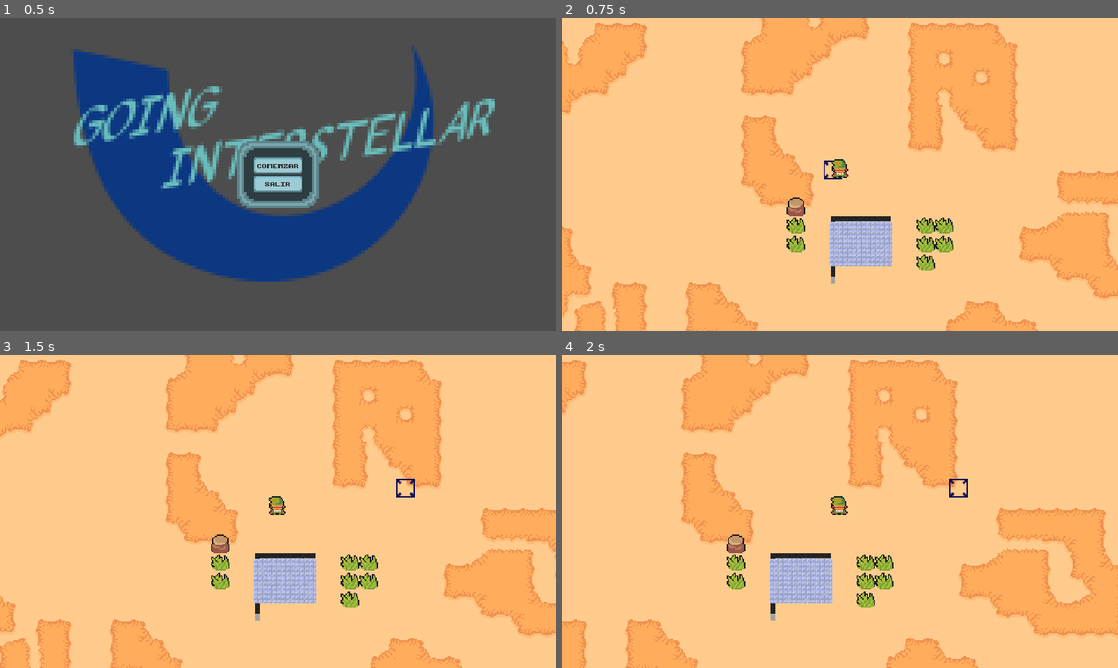
Above: before the commit, frames 1-4 (two rows, left to right).
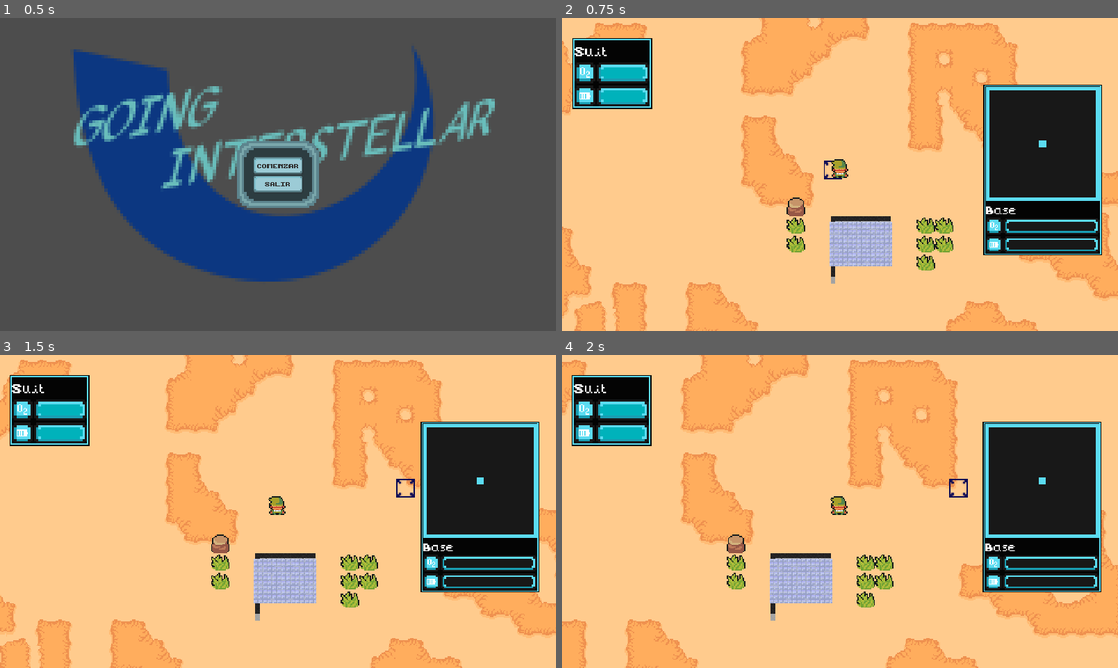
Above: after the commit, the same moments.

Repository: ptourne/uncert-titan
Game: Godot game, scene res://UI/StartMenu/start_menu.tscn
Same seed, same stepped clock (60 frames per second), same inputs: the game is played once before the commit and once after it.
Inputs (mouse positions are in pixels of both pictures, inside the frame that each line leads up to):
- Up to frame 1 (0.5 s): no input
- Up to frame 2 (0.75 s): click "COMENZAR" at 0.5 s
- Up to frame 3 (1.5 s): tap Enter at 1.25 s; move the mouse to (400, 495) at 1.27 s; hold D (ui_right) from 1.28 s (still down)
- Up to frame 4 (2 s): keep holding D (ui_right)

Frame 1 is identical in both runs. In frame 2, 15% of the frame differs, in the area x 1-98%, y 6-76%; in frame 3, 15%; in frame 4, 15%.

Commit message:
Todo

Diff:
--- a/Game/game.tscn
+++ b/Game/game.tscn
@@ -15,6 +15,7 @@
 [ext_resource type="PackedScene" uid="uid://3esbeagvyup2" path="res://Game/package_manager.tscn" id="12_883x1"]
 [ext_resource type="PackedScene" uid="uid://bmtf3drba0g5v" path="res://Game/generator_colocator.tscn" id="12_xdehd"]
 [ext_resource type="Script" path="res://Game/deploy_manager.gd" id="13_1mapw"]
+[ext_resource type="PackedScene" uid="uid://cmrrhy57enq3j" path="res://UI/InGame/in_game.tscn" id="13_h7t0j"]
 
 [sub_resource type="GDScript" id="GDScript_af865"]
 script/source = "extends Node2D
@@ -5545,8 +5546,18 @@
 game_manager = NodePath("../../../../..")
 
 [node name="DieMenu" parent="World/TileMap/Player/Control" node_paths=PackedStringArray("game_manager") instance=ExtResource("10_17u5c")]
+visible = false
 layout_mode = 1
 game_manager = NodePath("../../../../..")
+
+[node name="InGame" parent="World/TileMap/Player/Control" node_paths=PackedStringArray("base", "player") instance=ExtResource("13_h7t0j")]
+layout_mode = 1
+offset_left = -960.0
+offset_top = -540.0
+offset_right = -960.0
+offset_bottom = -540.0
+base = NodePath("../../../../Base")
+player = NodePath("../..")
 
 [node name="Base" parent="World" instance=ExtResource("11_t1eoa")]
 
--- a/Game/package_manager.gd
+++ b/Game/package_manager.gd
@@ -23,7 +23,6 @@
 	timer.start(self.time)
 
 func create_package():
-	print("Generando")
 	var package = scene.instantiate()
 	add_child(package)
 
--- a/Objects/base.gd
+++ b/Objects/base.gd
@@ -1,6 +1,9 @@
 extends Node
 
 class_name Base
+
+signal energy_change(new_level)
+signal oxigen_change(new_level)
 
 const MAX_ENERGY = 100
 const MAX_ENERGY_TRANSFER_SPEED = 7
@@ -8,11 +11,12 @@
 
 const MAX_OXIGEN = 100
 const MAX_OXIGEN_TRANSFER_SPEED = 7
-var oxigen = 100
+var oxigen = 0
 
-# Called when the node enters the scene tree for the first time.
 func _ready():
-	pass # Replace with function body.
+	set_energy(0)
+	set_oxigen(0)
+
 
 func _process(delta):
 	pass
@@ -20,14 +24,23 @@
 func ask_energy(cuantity):
 	var energy_to_give = min(cuantity, MAX_ENERGY_TRANSFER_SPEED)
 	energy_to_give = min(energy_to_give, energy)
-	energy -= energy_to_give
+	set_energy(energy - energy_to_give)
 	return energy_to_give
 
 func ask_oxigen(cuantity):
 	var oxigen_to_give = min(cuantity, MAX_OXIGEN_TRANSFER_SPEED)
 	oxigen_to_give = min(oxigen_to_give, oxigen)
-	oxigen -= oxigen_to_give
+	set_oxigen(oxigen - oxigen_to_give)
 	return oxigen_to_give
 
 func recieve_energy(amount):
-	energy += min(MAX_ENERGY - energy, amount)
+	set_energy(energy + min(MAX_ENERGY - energy, amount))
+
+func set_energy(amount):
+	energy = amount
+	energy_change.emit(amount)
+
+func set_oxigen(amount):
+	print("Set oxigen:", amount)
+	oxigen = amount
+	oxigen_change.emit(amount)
--- a/Objects/map.gd
+++ b/Objects/map.gd
@@ -23,7 +23,6 @@
 		set_layer_modulate(layer_ids.roof, Color(1,1,1,1))
 
 func hanldle_new_position(coor: Vector2i, fallable: Fallable):
-	print("Se intentó colocar en " + str(coor))
 	# TODO: aca podemos poner la sombra
 	self.place_tile(fallable.layer, fallable.tile_set, coor, fallable.coor)
 
--- a/Player/Player.gd
+++ b/Player/Player.gd
@@ -3,6 +3,8 @@
 extends CharacterBody2D
 
 signal die(message)
+signal energy_change(new_level)
+signal oxigen_change(new_level)
 
 @onready var tile_map = $".."
 @export var game_manager : GameManager
@@ -21,9 +23,13 @@
 const MAX_ENERGY_TRANSFER_SPEED = 5
 var running = false
 var oxigen : int = MAX_OXIGEN_LEVEL
-var energy : int = 0
+var energy : int = MAX_ENERGY_LEVEL
 var is_on_space_suit = false
 var in_base = false
+
+func _ready():
+	set_energy(MAX_ENERGY_LEVEL)
+	set_oxigen(MAX_OXIGEN_LEVEL)
 
 func _process(delta):
 	pass
@@ -92,7 +98,7 @@
 	return velocity.length() * OX_COST_PER_VELOCITY + OX_COST_BASE
 
 func decrease_oxigen_level():
-	oxigen -= oxigen_toll()
+	set_oxigen(oxigen - oxigen_toll())
 
 func _on_breading_timer_timeout():
 	decrease_oxigen_level()
@@ -102,9 +108,18 @@
 func _on_charging_timer_timeout():
 	if in_base:
 		var energy_to_ask = min(MAX_ENERGY_LEVEL - energy, MAX_ENERGY_TRANSFER_SPEED)
-		energy += base.ask_energy(energy_to_ask)
+		set_energy(energy + base.ask_energy(energy_to_ask))
 
 func _on_oxigen_charging_timer_timeout():
 	if in_base:
 		var oxigen_to_ask = min(MAX_OXIGEN_LEVEL - oxigen, MAX_OXIGEN_TRANSFER_SPEED)
-		oxigen += base.ask_oxigen(oxigen_to_ask)
+		set_oxigen(oxigen + base.ask_oxigen(oxigen_to_ask))
+
+
+func set_energy(amount):
+	energy = amount
+	energy_change.emit(amount)
+
+func set_oxigen(amount):
+	oxigen = amount
+	oxigen_change.emit(amount)
--- a/UI/InGame/in_game.tscn
+++ b/UI/InGame/in_game.tscn
@@ -1,8 +1,29 @@
-[gd_scene load_steps=4 format=3 uid="uid://cmrrhy57enq3j"]
+[gd_scene load_steps=13 format=3 uid="uid://cmrrhy57enq3j"]
 
 [ext_resource type="Texture2D" uid="uid://djqnnieyh8f8v" path="res://assets/UI/InGame/OnTopScreen/radar.png" id="1_bep8t"]
 [ext_resource type="Theme" uid="uid://beobcn5jamo8p" path="res://UI/ui__theme.tres" id="1_jwvoe"]
 [ext_resource type="Texture2D" uid="uid://c3jie3ys08h7n" path="res://assets/UI/InGame/OnTopScreen/icono_oxigeno.png" id="1_sn0rp"]
+[ext_resource type="Texture2D" uid="uid://2xgvmkrklucn" path="res://assets/UI/InGame/OnTopScreen/assistant_frame.png" id="2_xpg0j"]
+[ext_resource type="Script" path="res://UI/InGame/in_game_ui.gd" id="2_yrifr"]
+[ext_resource type="Texture2D" uid="uid://bpk836kc304ui" path="res://assets/UI/InGame/OnTopScreen/progress_bar_under.png" id="4_mnjua"]
+[ext_resource type="Texture2D" uid="uid://3eso8741im3w" path="res://assets/UI/InGame/OnTopScreen/progress_bar_top.png" id="5_0pki8"]
+[ext_resource type="Texture2D" uid="uid://vpcoquywsekc" path="res://assets/UI/InGame/OnTopScreen/progress_bar_fill.png" id="6_8fcp0"]
+[ext_resource type="Script" path="res://UI/InGame/suit_frame.gd" id="9_q4i2x"]
+[ext_resource type="Texture2D" uid="uid://esw2d16mdilr" path="res://assets/UI/InGame/OnTopScreen/icono_energia.png" id="10_s1wxe"]
+
+[sub_resource type="StyleBoxTexture" id="StyleBoxTexture_taynb"]
+texture = ExtResource("2_xpg0j")
+texture_margin_left = 8.0
+texture_margin_top = 8.0
+texture_margin_right = 8.0
+texture_margin_bottom = 8.0
+
+[sub_resource type="StyleBoxTexture" id="StyleBoxTexture_o3qbl"]
+texture = ExtResource("2_xpg0j")
+texture_margin_left = 8.0
+texture_margin_top = 8.0
+texture_margin_right = 8.0
+texture_margin_bottom = 8.0
 
 [node name="InGame" type="Control"]
 layout_mode = 3
@@ -12,26 +33,136 @@
 grow_horizontal = 2
 grow_vertical = 2
 theme = ExtResource("1_jwvoe")
+script = ExtResource("2_yrifr")
 
-[node name="VBoxContainer" type="VBoxContainer" parent="."]
-layout_mode = 0
-offset_right = 128.0
-offset_bottom = 256.0
+[node name="AssistantFrame" type="PanelContainer" parent="."]
+layout_mode = 2
+offset_left = 1455.0
+offset_top = 230.0
+offset_right = 1967.0
+offset_bottom = 966.0
+grow_horizontal = 0
+grow_vertical = 2
+scale = Vector2(0.8, 0.8)
+theme_override_styles/panel = SubResource("StyleBoxTexture_taynb")
 
-[node name="TextureRect" type="TextureRect" parent="VBoxContainer"]
+[node name="Margin" type="MarginContainer" parent="AssistantFrame"]
+layout_mode = 2
+theme_override_constants/margin_left = 2
+theme_override_constants/margin_top = 2
+theme_override_constants/margin_right = 2
+theme_override_constants/margin_bottom = 2
+
+[node name="MainFrame" type="VBoxContainer" parent="AssistantFrame/Margin"]
+layout_mode = 2
+theme_override_constants/separation = 2
+
+[node name="TextureRect" type="TextureRect" parent="AssistantFrame/Margin/MainFrame"]
 layout_mode = 2
 texture = ExtResource("1_bep8t")
 expand_mode = 4
 
-[node name="HBoxContainer" type="HBoxContainer" parent="VBoxContainer"]
+[node name="Label" type="Label" parent="AssistantFrame/Margin/MainFrame"]
+layout_mode = 2
+theme_type_variation = &"HeaderLarge"
+text = "Base"
+
+[node name="Indicators" type="VBoxContainer" parent="AssistantFrame/Margin/MainFrame"]
+layout_mode = 2
+size_flags_vertical = 3
+
+[node name="Oxigen" type="HBoxContainer" parent="AssistantFrame/Margin/MainFrame/Indicators"]
 layout_mode = 2
 
-[node name="TextureRect" type="TextureRect" parent="VBoxContainer/HBoxContainer"]
+[node name="Icon" type="TextureRect" parent="AssistantFrame/Margin/MainFrame/Indicators/Oxigen"]
 layout_mode = 2
 texture = ExtResource("1_sn0rp")
 
-[node name="ProgressBar" type="ProgressBar" parent="VBoxContainer/HBoxContainer"]
+[node name="ProgressBar" type="TextureProgressBar" parent="AssistantFrame/Margin/MainFrame/Indicators/Oxigen"]
+clip_contents = true
 layout_mode = 2
 size_flags_horizontal = 3
-size_flags_vertical = 1
-show_percentage = false
+nine_patch_stretch = true
+stretch_margin_left = 24
+stretch_margin_top = 24
+stretch_margin_right = 24
+stretch_margin_bottom = 24
+texture_under = ExtResource("4_mnjua")
+texture_over = ExtResource("5_0pki8")
+texture_progress = ExtResource("6_8fcp0")
+
+[node name="Energy" type="HBoxContainer" parent="AssistantFrame/Margin/MainFrame/Indicators"]
+layout_mode = 2
+
+[node name="Icon" type="TextureRect" parent="AssistantFrame/Margin/MainFrame/Indicators/Energy"]
+layout_mode = 2
+texture = ExtResource("10_s1wxe")
+
+[node name="ProgressBar" type="TextureProgressBar" parent="AssistantFrame/Margin/MainFrame/Indicators/Energy"]
+layout_mode = 2
+size_flags_horizontal = 3
+nine_patch_stretch = true
+stretch_margin_left = 24
+stretch_margin_top = 24
+stretch_margin_right = 24
+stretch_margin_bottom = 24
+texture_under = ExtResource("4_mnjua")
+texture_over = ExtResource("5_0pki8")
+texture_progress = ExtResource("6_8fcp0")
+
+[node name="SuitFrame" type="PanelContainer" parent="."]
+layout_mode = 2
+offset_left = 35.0
+offset_top = 69.0
+offset_right = 107.0
+offset_bottom = 183.0
+theme_override_styles/panel = SubResource("StyleBoxTexture_o3qbl")
+script = ExtResource("9_q4i2x")
+
+[node name="Margin" type="MarginContainer" parent="SuitFrame"]
+layout_mode = 2
+
+[node name="Stats" type="VBoxContainer" parent="SuitFrame/Margin"]
+layout_mode = 2
+
+[node name="Label" type="Label" parent="SuitFrame/Margin/Stats"]
+layout_mode = 2
+theme_type_variation = &"HeaderLarge"
+text = "Suit"
+
+[node name="Indicators" type="VBoxContainer" parent="SuitFrame/Margin/Stats"]
+layout_mode = 2
+
+[node name="Oxigen" type="HBoxContainer" parent="SuitFrame/Margin/Stats/Indicators"]
+layout_mode = 2
+
+[node name="Icon" type="TextureRect" parent="SuitFrame/Margin/Stats/Indicators/Oxigen"]
+layout_mode = 2
+texture = ExtResource("1_sn0rp")
+
+[node name="ProgressBar" type="TextureProgressBar" parent="SuitFrame/Margin/Stats/Indicators/Oxigen"]
+layout_mode = 2
+stretch_margin_left = 24
+stretch_margin_top = 24
+stretch_margin_right = 24
+stretch_margin_bottom = 24
+texture_under = ExtResource("4_mnjua")
+texture_over = ExtResource("5_0pki8")
+texture_progress = ExtResource("6_8fcp0")
+
+[node name="Energy" type="HBoxContainer" parent="SuitFrame/Margin/Stats/Indicators"]
+layout_mode = 2
+
+[node name="Icon" type="TextureRect" parent="SuitFrame/Margin/Stats/Indicators/Energy"]
+layout_mode = 2
+texture = ExtResource("10_s1wxe")
+
+[node name="ProgressBar" type="TextureProgressBar" parent="SuitFrame/Margin/Stats/Indicators/Energy"]
+layout_mode = 2
+stretch_margin_left = 24
+stretch_margin_top = 24
+stretch_margin_right = 24
+stretch_margin_bottom = 24
+texture_under = ExtResource("4_mnjua")
+texture_over = ExtResource("5_0pki8")
+texture_progress = ExtResource("6_8fcp0")
--- /dev/null
+++ b/UI/InGame/in_game_ui.gd
@@ -0,0 +1,29 @@
+extends Control
+
+class_name InGame
+
+@export var base : Base
+@export var player : Player
+
+@onready var base_oxigen_progress_bar = $AssistantFrame/Margin/MainFrame/Indicators/Oxigen/ProgressBar
+@onready var suit_oxigen_progress_bar = $SuitFrame/Margin/Stats/Indicators/Oxigen/ProgressBar
+@onready var base_energy_progress_bar = $AssistantFrame/Margin/MainFrame/Indicators/Energy/ProgressBar
+@onready var suit_energy_progress_bar = $SuitFrame/Margin/Stats/Indicators/Energy/ProgressBar
+
+func _ready():
+	base.energy_change.connect(_set_base_energy_level_indicator)
+	player.energy_change.connect(_set_player_energy_level_indicator)
+	base.oxigen_change.connect(_set_base_oxigen_level_indicator)
+	player.oxigen_change.connect(_set_player_oxigen_level_indicator)
+
+func _set_base_energy_level_indicator(amount):
+	base_energy_progress_bar.value = amount
+
+func _set_player_energy_level_indicator(amount):
+	suit_energy_progress_bar.value = amount
+
+func _set_base_oxigen_level_indicator(amount):
+	base_oxigen_progress_bar.value = amount
+
+func _set_player_oxigen_level_indicator(amount):
+	suit_oxigen_progress_bar.value = amount
--- /dev/null
+++ b/UI/InGame/suit_frame.gd
@@ -0,0 +1,11 @@
+extends PanelContainer
+
+
+# Called when the node enters the scene tree for the first time.
+func _ready():
+	pass # Replace with function body.
+
+
+# Called every frame. 'delta' is the elapsed time since the previous frame.
+func _process(delta):
+	pass
--- a/UI/ui__theme.tres
+++ b/UI/ui__theme.tres
@@ -7,8 +7,7 @@
 [ext_resource type="Texture2D" uid="uid://besymbhfrfnc5" path="res://UI/Assets/button_pressed.png" id="5_dgqjk"]
 [ext_resource type="Texture2D" uid="uid://x34csy8wm4gv" path="res://UI/Assets/pane.png" id="6_ofobe"]
 [ext_resource type="FontFile" uid="uid://bfiycsw4ipgqm" path="res://UI/Assets/NormalFont.ttf" id="7_0mr2d"]
-[ext_resource type="Texture2D" uid="uid://npr5l8hk4pi4" path="res://assets/UI/InGame/OnTopScreen/barra_niveles_transparente.png" id="7_buijy"]
-[ext_resource type="Texture2D" uid="uid://cjub8y4lhpkn4" path="res://assets/UI/InGame/OnTopScreen/barra_niveles.png" id="7_pu0fx"]
+[ext_resource type="Texture2D" uid="uid://bpk836kc304ui" path="res://assets/UI/InGame/OnTopScreen/progress_bar_under.png" id="7_n8ocg"]
 
 [sub_resource type="StyleBoxTexture" id="StyleBoxTexture_jbmqv"]
 texture = ExtResource("1_32im8")
@@ -73,18 +72,18 @@
 texture_margin_bottom = 56.0
 
 [sub_resource type="StyleBoxTexture" id="StyleBoxTexture_xj32v"]
-texture = ExtResource("7_pu0fx")
-texture_margin_left = 2.0
-texture_margin_top = 2.0
-texture_margin_right = 2.0
-texture_margin_bottom = 2.0
+texture = ExtResource("7_n8ocg")
+texture_margin_left = 7.0
+texture_margin_top = 7.0
+texture_margin_right = 7.0
+texture_margin_bottom = 7.0
 
-[sub_resource type="StyleBoxTexture" id="StyleBoxTexture_4us14"]
-texture = ExtResource("7_buijy")
-texture_margin_left = 2.0
-texture_margin_top = 2.0
-texture_margin_right = 2.0
-texture_margin_bottom = 2.0
+[sub_resource type="StyleBoxFlat" id="StyleBoxFlat_rr2m4"]
+bg_color = Color(0, 0.762475, 0.783417, 1)
+border_width_left = 1
+border_width_top = 1
+border_width_right = 1
+border_width_bottom = 1
 
 [resource]
 default_font = ExtResource("7_0mr2d")
@@ -102,9 +101,12 @@
 Button/styles/pressed = SubResource("StyleBoxTexture_bo41n")
 HeaderLarge/font_sizes/font_size = 48
 HeaderMedium/font_sizes/font_size = 32
+HeaderSmall/font_sizes/font_size = 10
+IndicatorLabel/font_sizes/Normal = 16
+Label/font_sizes/Small = 16
 Label/font_sizes/font_size = 32
 Panel/styles/panel = SubResource("StyleBoxTexture_imnjt")
 PanelContainer/styles/panel = SubResource("StyleBoxTexture_ol4hu")
 ProgressBar/styles/background = SubResource("StyleBoxTexture_xj32v")
-ProgressBar/styles/fill = SubResource("StyleBoxTexture_4us14")
+ProgressBar/styles/fill = SubResource("StyleBoxFlat_rr2m4")
 VBoxContainer/constants/separation = 8
Not shown: 1 places in Game/game.tscn that only renumber resources
Not shown: 1 places in UI/ui__theme.tres that only renumber resources
Binary file added: assets/UI/InGame/OnTopScreen/assistant_frame.png
Not shown, added: assets/UI/InGame/OnTopScreen/assistant_frame.png.import
Binary file removed: assets/UI/InGame/OnTopScreen/barra_niveles.png
Binary file removed: assets/UI/InGame/OnTopScreen/barra_niveles_transparente.png
Binary file removed: assets/UI/InGame/OnTopScreen/barra_sola_con_fondo.png
Binary file removed: assets/UI/InGame/OnTopScreen/barra_sola_sin_fondo.png
Binary file changed: assets/UI/InGame/OnTopScreen/icono_energia.png
Binary file changed: assets/UI/InGame/OnTopScreen/icono_oxigeno.png
Binary file added: assets/UI/InGame/OnTopScreen/progress_bar_fill.png
Not shown, changed: assets/UI/InGame/OnTopScreen/progress_bar_fill.png.import
(and 5 more such lines)
